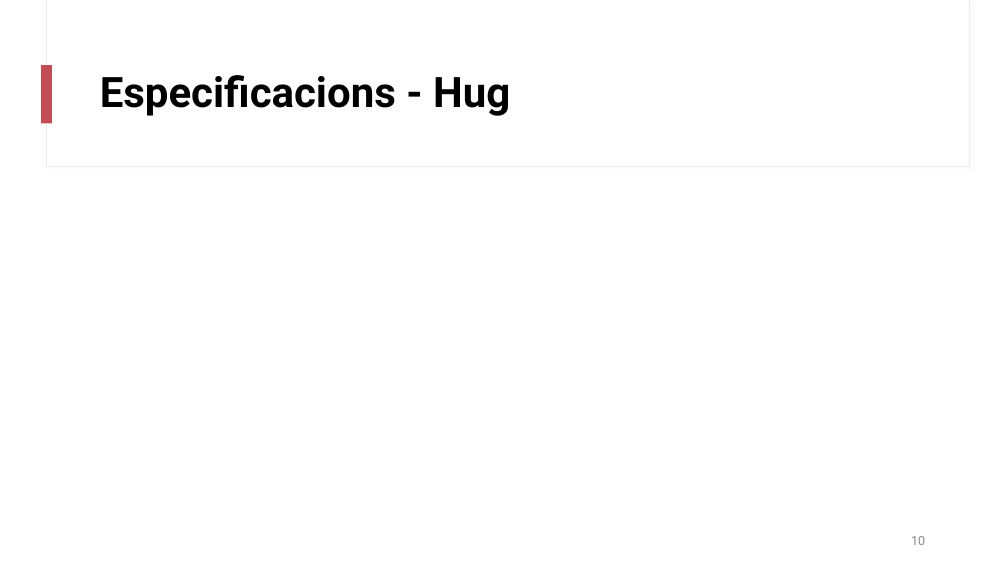
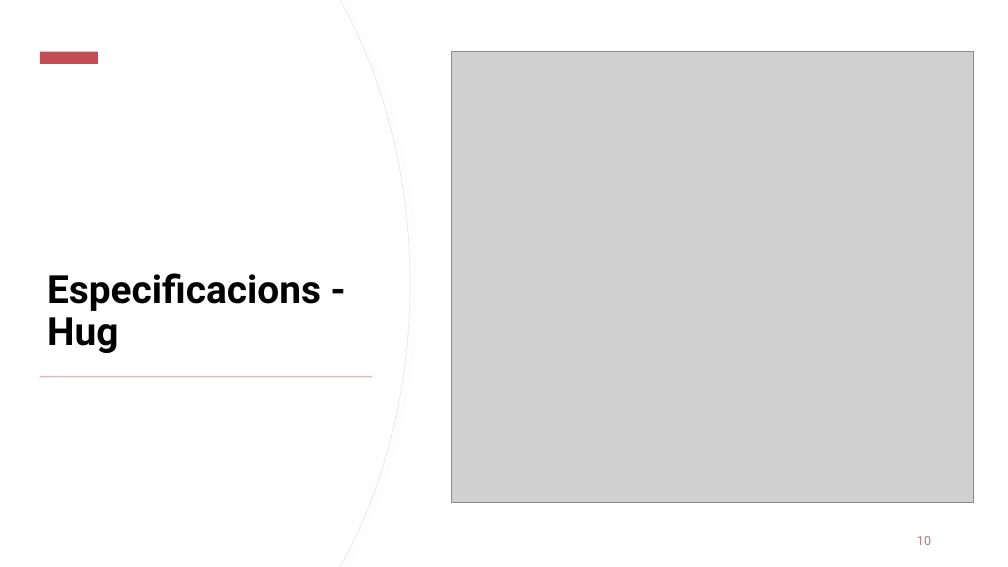
Before and after one commit to martipages/ES23UAB431-02, a slide deck: slide 10 of documents/Sprint3/Sprint_Review3_431-2.pptx. Drawn at 1008x567 pixels with LibreOffice and Linux fonts; fonts in the diff are those of the drawing; grey boxes stand for pictures. Boxes give left, top, right and bottom in pixels: in the first picture for what was removed or moved away, otherwise in the second. Text is boxed around its words. In the diff, an @@ line names an element or a change of style, - is before the commit and + after.

```diff
--- a/documents/Sprint3/Sprint_Review3_431-2.pptx
+++ b/documents/Sprint3/Sprint_Review3_431-2.pptx
@@ rectangle added at box(0, 0, 1008, 567), fill #FFFFFF @@
@@ freeform shape added at box(0, 0, 410, 567), fill #FFFFFF, outline #F0E5E5 0.75 pt @@
@@ freeform shape added at box(0, 0, 409, 567), fill #FFFFFF @@
@@ rectangle added at box(40, 52, 98, 64), fill #C34D54 @@
@@ picture added at box(452, 51, 974, 503) @@
@@ rectangle removed at box(42, 65, 52, 123) @@
@@ title "Especificacions - Hug": place and size @@
-title "Especificacions - Hug" at box(100, 75, 510, 116)
+title "Especificacions - Hug" at box(47, 273, 321, 353)
@@ title "Especificacions - Hug" at box(47, 273, 321, 353): size 40 to 37 pt; vertical alignment middle to bottom @@
@@ rectangle added at box(40, 376, 373, 377), fill #DBBDBF @@
@@ page number at box(917, 536, 931, 545): text colour #8C8C8C to #B67B7F; more space between paragraphs @@
```
Also in this commit, not shown: 4 other slides changed, 16 other files.
